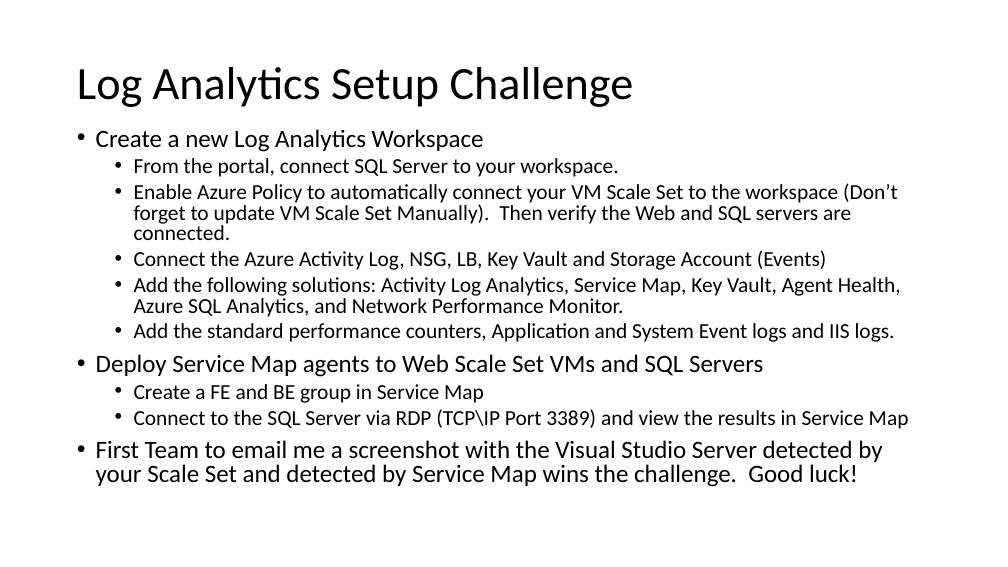
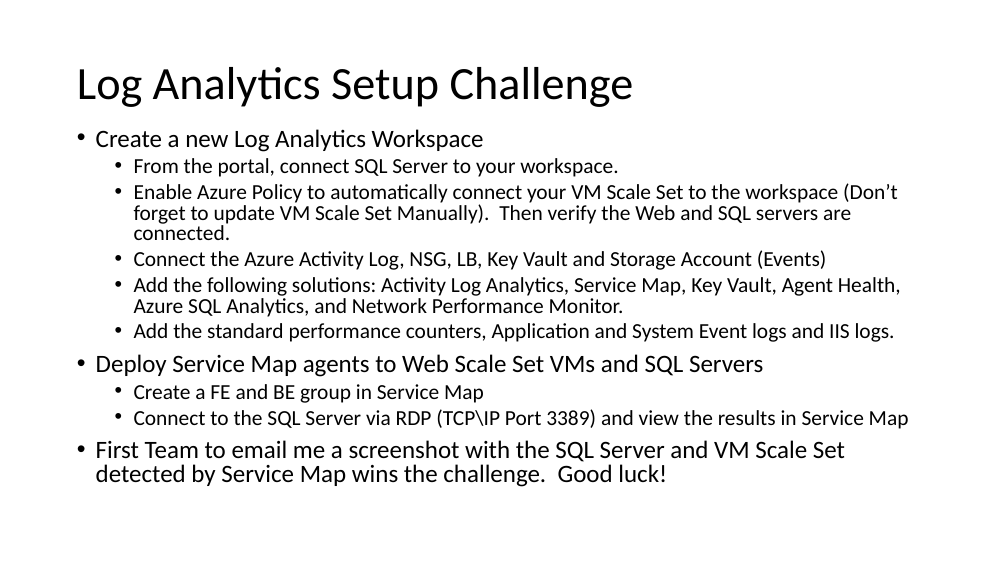
Before and after one commit to maxserg/AzureMonitoringWorkshop, a slide deck: slide 8 of Student/Guides/Challenges.pptx. Drawn at 1008x567 pixels with LibreOffice and Linux fonts; fonts in the diff are those of the drawing. Boxes give left, top, right and bottom in pixels: in the first picture for what was removed or moved away, otherwise in the second. Text is boxed around its words. In the diff, an @@ line names an element or a change of style, - is before the commit and + after.

Commit message:
commit pptx changes

```diff
--- a/Student/Guides/Challenges.pptx
+++ b/Student/Guides/Challenges.pptx
@@ text at (x1=96, y1=440, x2=845, y2=487): text changed @@
-• First Team to email me a screenshot with the Visual Studio Server detected by your Scale Set and detected by Service Map wins the challenge. Good luck!
+• First Team to email me a screenshot with the SQL Server and VM Scale Set detected by Service Map wins the challenge. Good luck!
```
Also in this commit, not shown: 1 other slide changed.
